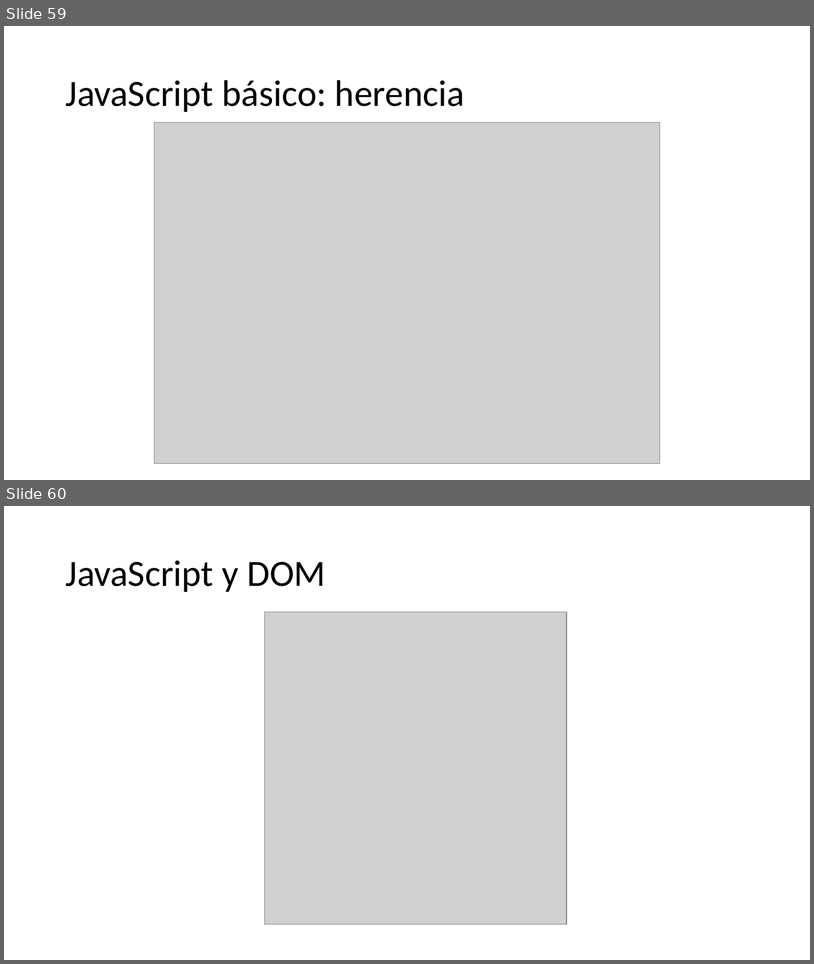
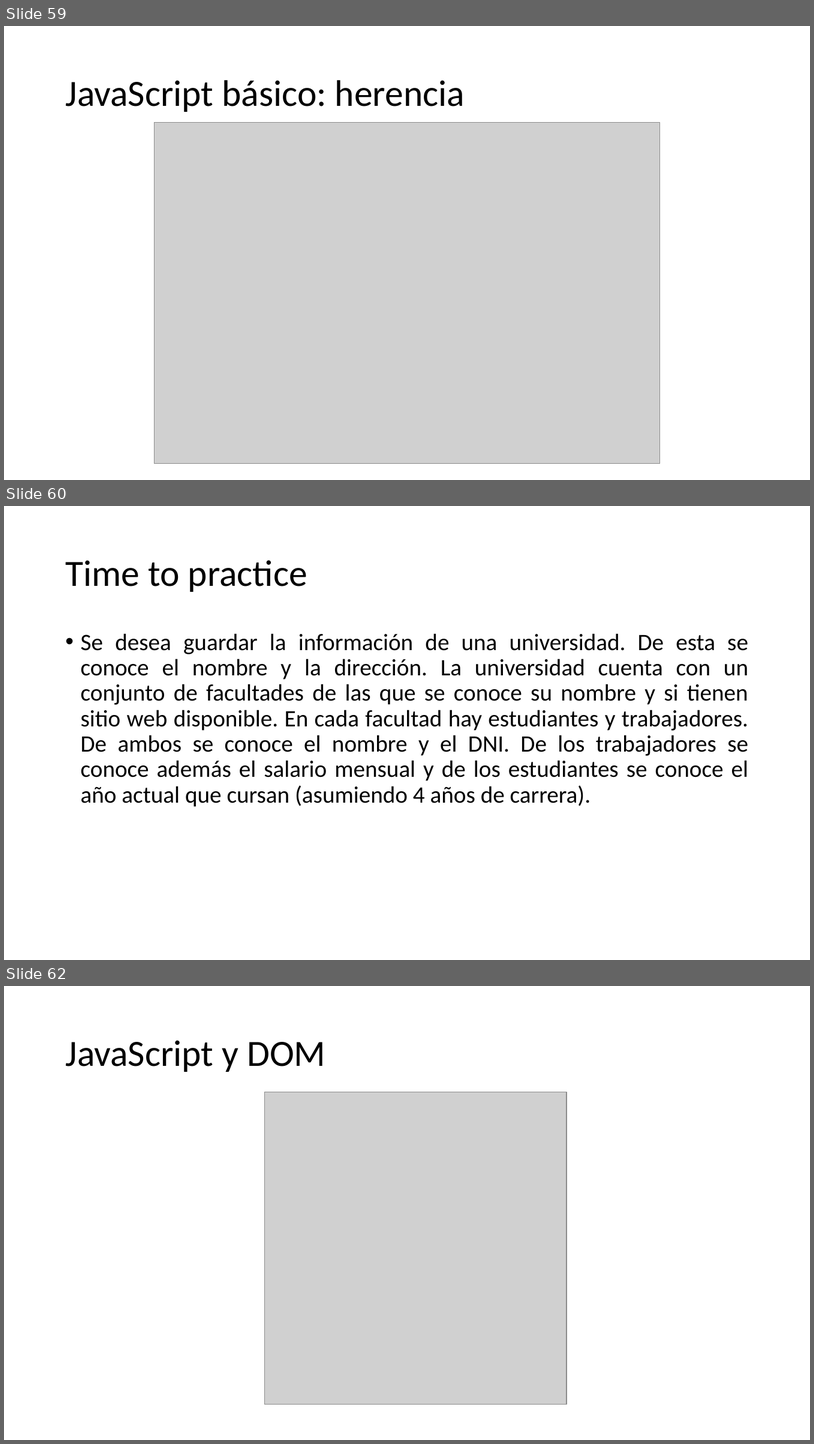
Before and after one commit to SarutobiKonohamaru/js_full_course, a slide deck: Presentacion.pptx. Shown one above the other, each under a label of ours: slides 59 and 60 before the commit, slides 59, 60 and 62 after it; the slides between them are not shown. The pictures are 814x964 and 814x1444 pixels, drawn with LibreOffice and Linux fonts; fonts in the diff are those of the drawing; grey boxes stand for pictures. Boxes give left, top, right and bottom in pixels: in the first picture for what was removed or moved away, otherwise in the second. Text is boxed around its words. In the diff, an @@ line names an element or a change of style, - is before the commit and + after.

```diff
--- a/Presentacion.pptx
+++ b/Presentacion.pptx
@@ slide 60 added at (4, 506, 810, 960), background #FFFFFF @@
@@ title added at (65, 560, 308, 592), 44 pt, text #000000 @@
+Time to practice
@@ text added at (81, 633, 749, 807), 28 pt, text #000000 @@
+• Se desea guardar la información de una universidad. De esta se conoce el nombre y la dirección. La universidad cuenta con un conjunto de facultades de las que se conoce su nombre y si tienen sitio web disponible. En cada facultad hay estudiantes y trabajadores. De ambos se conoce el nombre y el DNI. De los trabajadores se conoce además el salario mensual y de los estudiantes se conoce el año actual que cursan (asumiendo 4 años de carrera).
@@ what was slide 60 is now slide 62 @@
```
Also in this commit, not shown: 1 other slide added.
